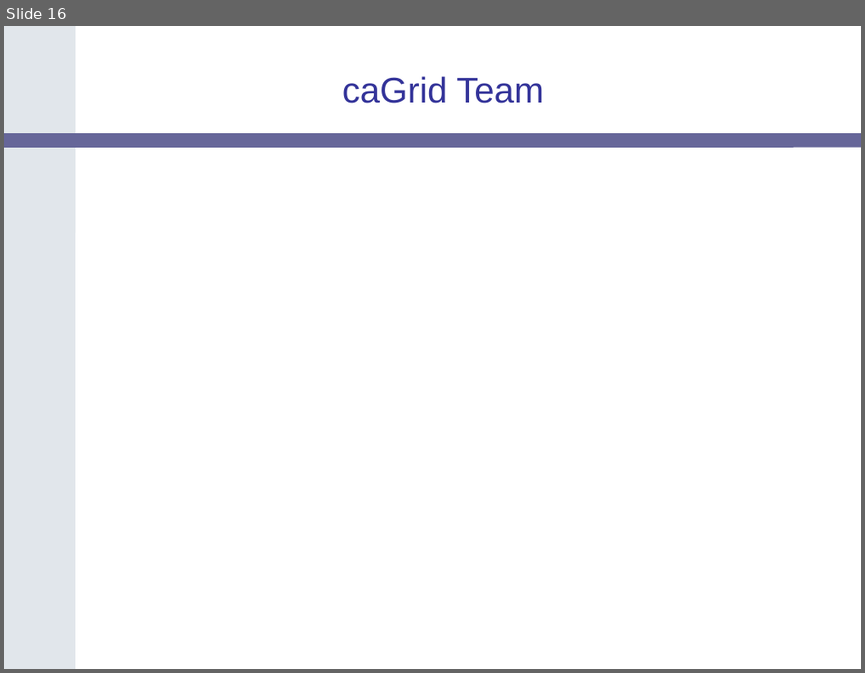
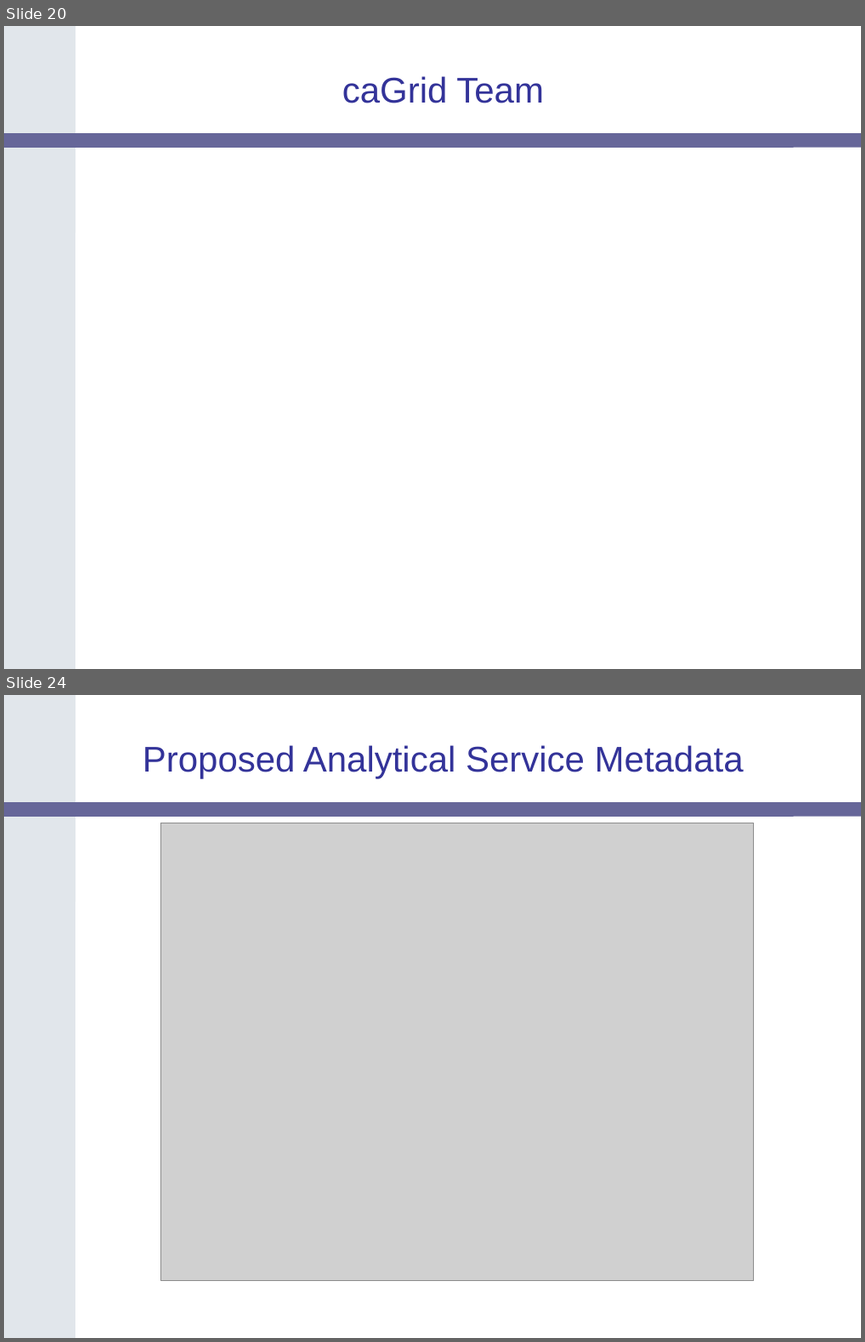
Before and after one commit to NCIP/cagrid-docs, a slide deck: presentations/200604_AnnualMeeting/caGrid-1.0-Architecture_caBIG-Annual-Meeting06.ppt. Shown one above the other, each under a label of ours: slide 16 before the commit, slides 20 and 24 after it; the slides between them are not shown. The pictures are 865x673 and 865x1342 pixels, drawn with LibreOffice and Linux fonts; fonts in the diff are those of the drawing; grey boxes stand for pictures; background and template pictures are left out. Boxes give left, top, right and bottom in pixels: in the first picture for what was removed or moved away, otherwise in the second. Text is boxed around its words. In the diff, an @@ line names an element or a change of style, - is before the commit and + after.

```diff
--- a/presentations/200604_AnnualMeeting/caGrid-1.0-Architecture_caBIG-Annual-Meeting06.ppt
+++ b/presentations/200604_AnnualMeeting/caGrid-1.0-Architecture_caBIG-Annual-Meeting06.ppt
@@ slide 24 added at bbox=[4, 695, 861, 1338], background #FFFFFF; not listed: 2 template elements that a slide beside it also shows @@
@@ title added at bbox=[143, 745, 744, 779], 30 pt, text #333399 @@
+Proposed Analytical Service Metadata
@@ picture added at bbox=[160, 823, 754, 1280] @@
@@ what was slide 16 is now slide 20 @@
```
Also in this commit, not shown: 4 slides changed, 8 other slides added, 1 slide removed.
